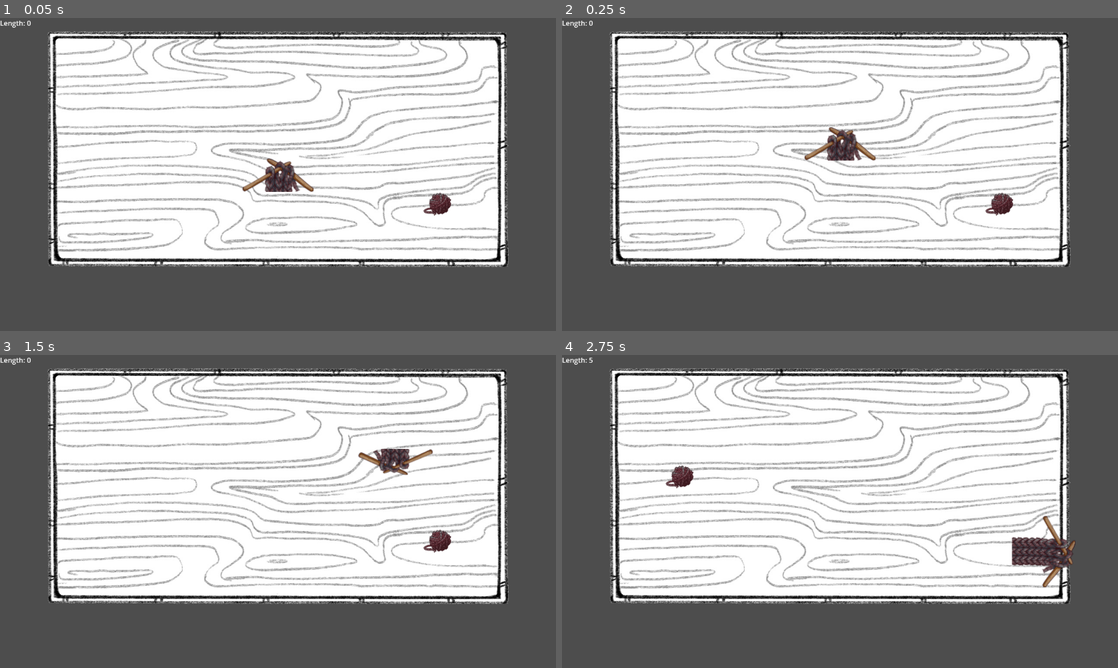
Above: before the commit, frames 1-4 (two rows, left to right).
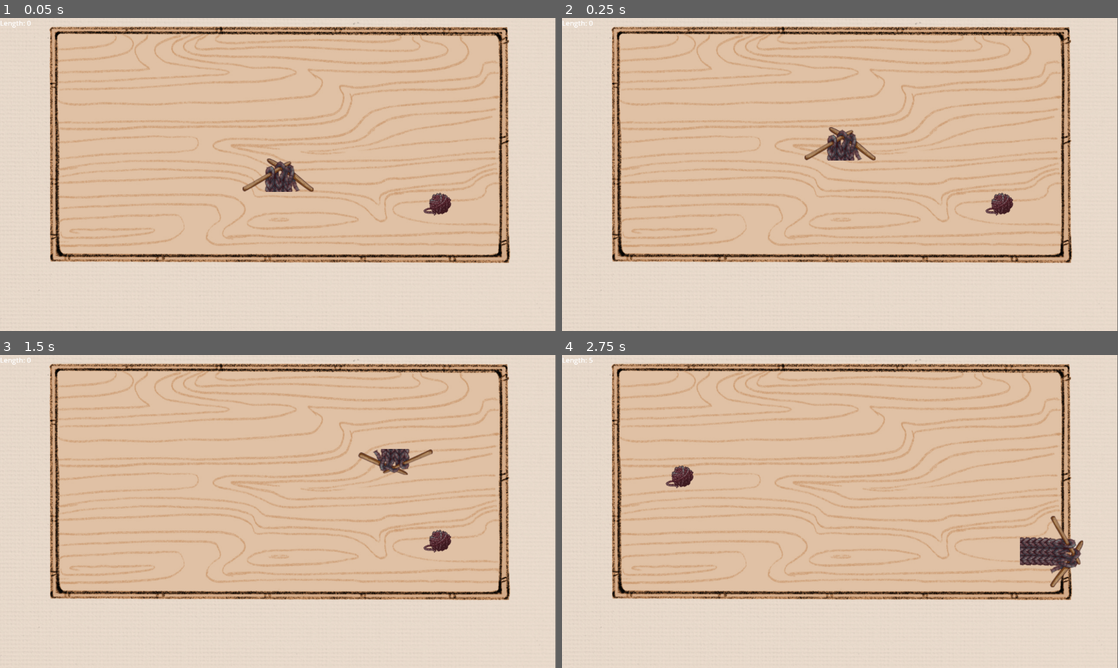
Above: after the commit, the same moments.

Repository: magaly3118/Serpentwine
Game: Godot game, scene res://Scenes/level.tscn
Two runs of this game, one before a commit and one after it. Both use one fixed random seed, a clock stepped at 60 frames per second and the inputs below.
Inputs:
- Up to frame 1 (0.05 s): no input
- Up to frame 2 (0.25 s): no input
- Up to frame 3 (1.5 s): hold Right (ui_right) 0.53-1.28 s; hold Down (ui_down) from 1.28 s (still down)
- Up to frame 4 (2.75 s): release Down (ui_down) at 2.03 s; hold Right (ui_right) from 2.03 s (still down)

The runs differ from the first frame. In frame 1, 99% of the frame differs, in the area x 0-100%, y 0-100%; in frame 2, 99%; in frame 3, 99%; in frame 4, 99%.

Commit message:
Added game layout asset and added it to level scene

Diff:
--- a/Knit-prototype/Scenes/level.tscn
+++ b/Knit-prototype/Scenes/level.tscn
@@ -2,8 +2,8 @@
 
 [ext_resource type="Script" path="res://Scripts/level.gd" id="1_l4i4k"]
 [ext_resource type="PackedScene" uid="uid://dtgoqskqwm3vw" path="res://Scenes/scarf.tscn" id="2_qbr5s"]
+[ext_resource type="Texture2D" uid="uid://bjahmfwgin5oq" path="res://Assets/Screens/GameLayout.png" id="2_sk20m"]
 [ext_resource type="Script" path="res://Scripts/bound.gd" id="3_f6gnd"]
-[ext_resource type="Texture2D" uid="uid://bpk5x5jg05105" path="res://TestingAssets/test_gameplay_bg.png" id="4_duagb"]
 [ext_resource type="Texture2D" uid="uid://brqecyrmsmb7l" path="res://TestingAssets/game_over_test.jpg" id="5_in6mb"]
 [ext_resource type="AudioStream" uid="uid://fb7cprdmbfu5" path="res://TestingAssets/audio/collect_sound.wav" id="6_06p5t"]
 [ext_resource type="AudioStream" uid="uid://bmxrrpwxe2j63" path="res://TestingAssets/audio/wall_sound.wav" id="7_v175u"]
@@ -22,8 +22,9 @@
 offset_bottom = 720.0
 
 [node name="gameplay_bg" type="Sprite2D" parent="VBoxContainer"]
-position = Vector2(108.5, 30)
-texture = ExtResource("4_duagb")
+position = Vector2(2.08189e-12, 2.08189e-12)
+scale = Vector2(1.02648, 1.06342)
+texture = ExtResource("2_sk20m")
 centered = false
 
 [node name="VBoxContainer" type="VBoxContainer" parent="VBoxContainer"]
@@ -44,6 +45,7 @@
 pitch_scale = 4.0
 
 [node name="TopCollision" type="CollisionShape2D" parent="TopBound"]
+position = Vector2(5, -27)
 shape = SubResource("RectangleShape2D_7btrs")
 
 [node name="BotBound" type="Area2D" parent="."]
@@ -57,6 +59,7 @@
 pitch_scale = 4.0
 
 [node name="BotCollision" type="CollisionShape2D" parent="BotBound"]
+position = Vector2(-2, 3)
 shape = SubResource("RectangleShape2D_7btrs")
 
 [node name="LeftBound" type="Area2D" parent="."]
@@ -64,6 +67,7 @@
 script = ExtResource("3_f6gnd")
 
 [node name="LeftCollision" type="CollisionShape2D" parent="LeftBound"]
+position = Vector2(-10, -19)
 shape = SubResource("RectangleShape2D_n1ele")
 
 [node name="wall_sound" type="AudioStreamPlayer2D" parent="LeftBound"]
@@ -83,6 +87,7 @@
 pitch_scale = 4.0
 
 [node name="RightCollision" type="CollisionShape2D" parent="RightBound"]
+position = Vector2(18, -19)
 shape = SubResource("RectangleShape2D_n1ele")
 
 [node name="scarf" parent="." instance=ExtResource("2_qbr5s")]
Binary file added: Knit-prototype/Assets/Screens/GameLayout.png
Not shown, added: Knit-prototype/Assets/Screens/GameLayout.png.import
